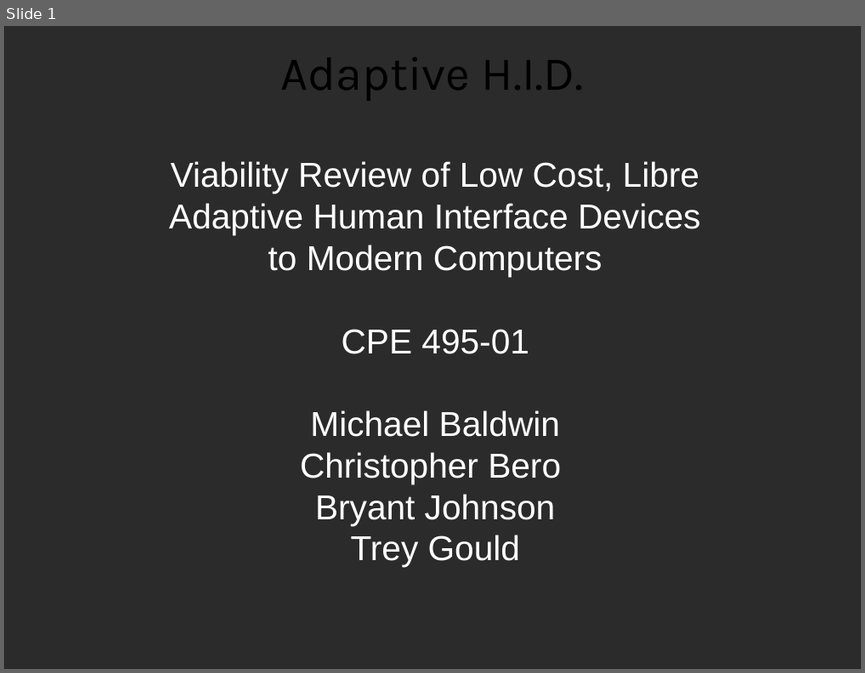
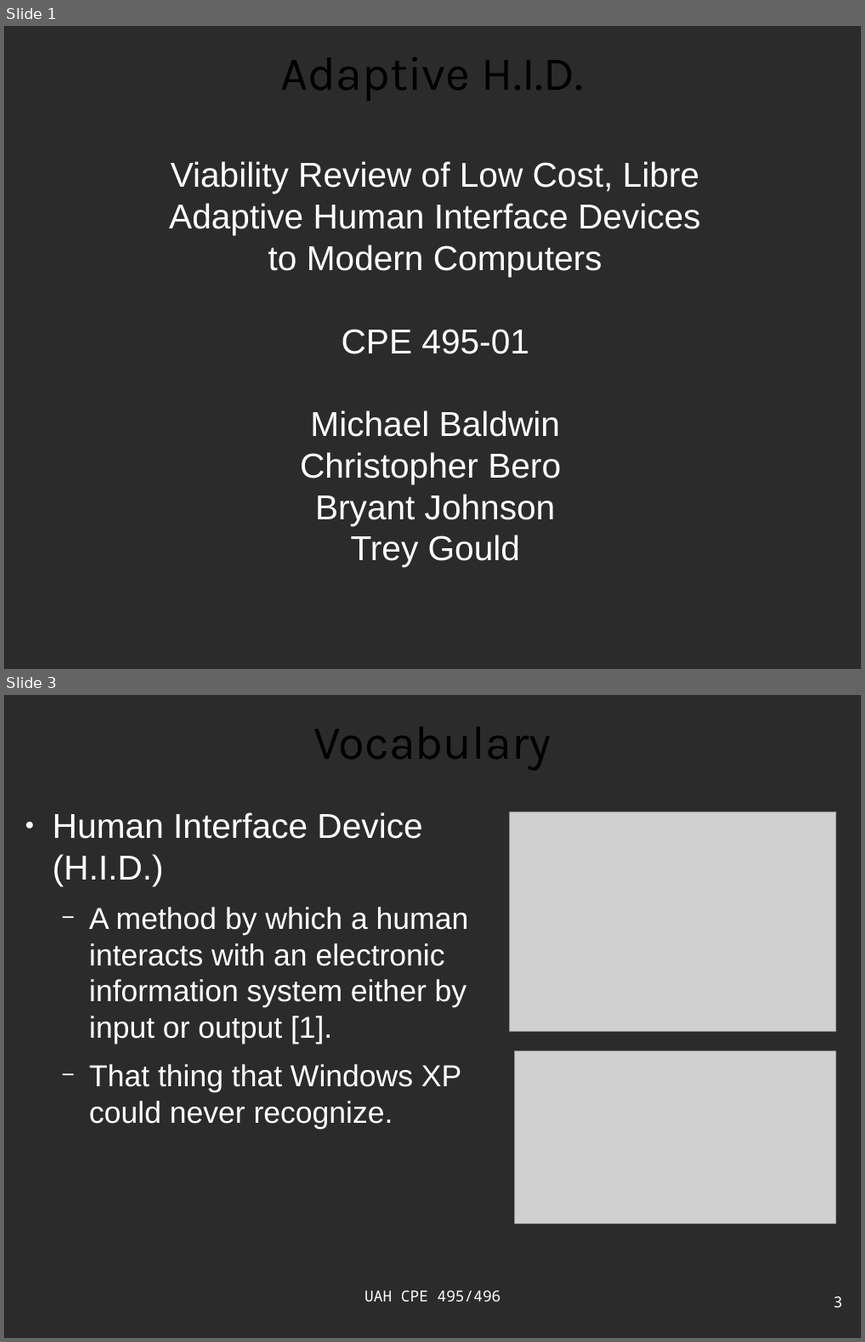
Before and after one commit to ctag/cpe495, a slide deck: projectProposal/presentation_bero.odp. Shown one above the other, each under a label of ours: slide 1 before the commit, slides 1 and 3 after it; the slides between them are not shown. The pictures are 865x673 and 865x1342 pixels, drawn with LibreOffice and Linux fonts; fonts in the diff are those of the drawing; grey boxes stand for pictures; background and template pictures are left out; a plain dark background stands for a picture behind light text. Boxes give left, top, right and bottom in pixels: in the first picture for what was removed or moved away, otherwise in the second. Text is boxed around its words. In the diff, an @@ line names an element or a change of style, - is before the commit and + after.

```diff
--- a/projectProposal/presentation_bero.odp
+++ b/projectProposal/presentation_bero.odp
@@ slide 3 added at bbox=[4, 695, 861, 1338], background picture (left out) @@
@@ title added at bbox=[313, 726, 551, 770], 44 pt, text #000000 @@
+Vocabulary
@@ text added at bbox=[52, 812, 469, 1129], 28 pt, text #FFFFFF @@
+● Human Interface Device (H.I.D.)
+  − A method by which a human interacts with an electronic information system either by input or output [1].
+  − That thing that Windows XP could never recognize.
@@ picture added at bbox=[510, 811, 836, 1031] @@
@@ picture added at bbox=[515, 1051, 836, 1224] @@
@@ text added at bbox=[364, 1290, 501, 1301], 14 pt, text #FFFFFF @@
+UAH CPE 495/496
@@ page number added at bbox=[834, 1296, 843, 1307], 14 pt, text #FFFFFF @@
+3
```
Also in this commit, not shown: 5 slides changed, 14 other slides added, 12 slides removed, 15 other files.
